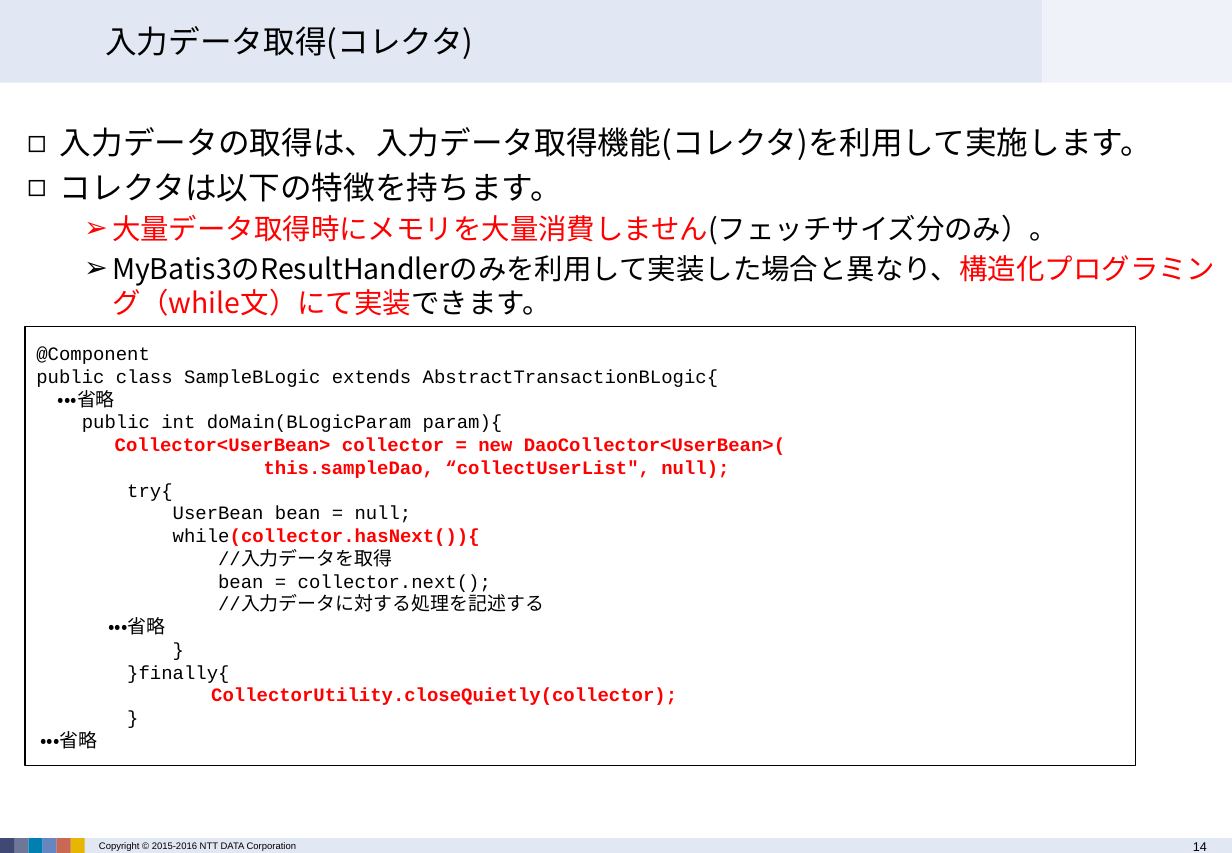
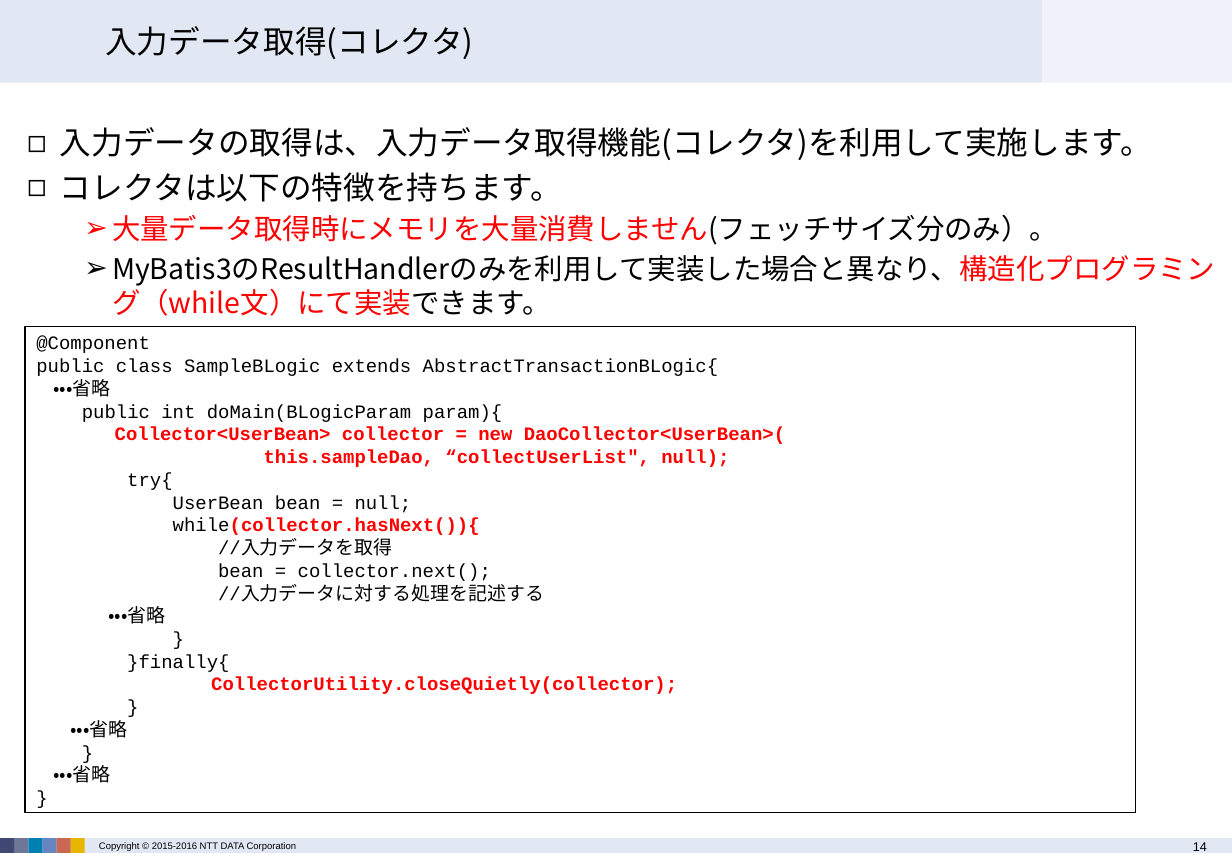
Before and after one commit to terasoluna-batch/terasoluna-doc, a slide deck: slide 14 of architecture/TERASOLUNA Batch Framework for Java Version 3.x 説明資料.pptx. Drawn at 1232x853 pixels with LibreOffice and Linux fonts; fonts in the diff are those of the drawing; background and template pictures are left out. Boxes give left, top, right and bottom in pixels: in the first picture for what was removed or moved away, otherwise in the second. Text is boxed around its words. In the diff, an @@ line names an element or a change of style, - is before the commit and + after.

```diff
--- a/architecture/TERASOLUNA Batch Framework for Java Version 3.x 説明資料.pptx
+++ b/architecture/TERASOLUNA Batch Framework for Java Version 3.x 説明資料.pptx
@@ rectangle "@Component" resized from (x1=25, y1=326, x2=1135, y2=766) to (x1=25, y1=326, x2=1135, y2=812) @@
@@ text in rectangle at (x1=53, y1=762, x2=110, y2=783): paragraphs added @@
+}
+・・・省略
+}
```
Also in this commit, not shown: 1 other slide changed, 1 other file.
